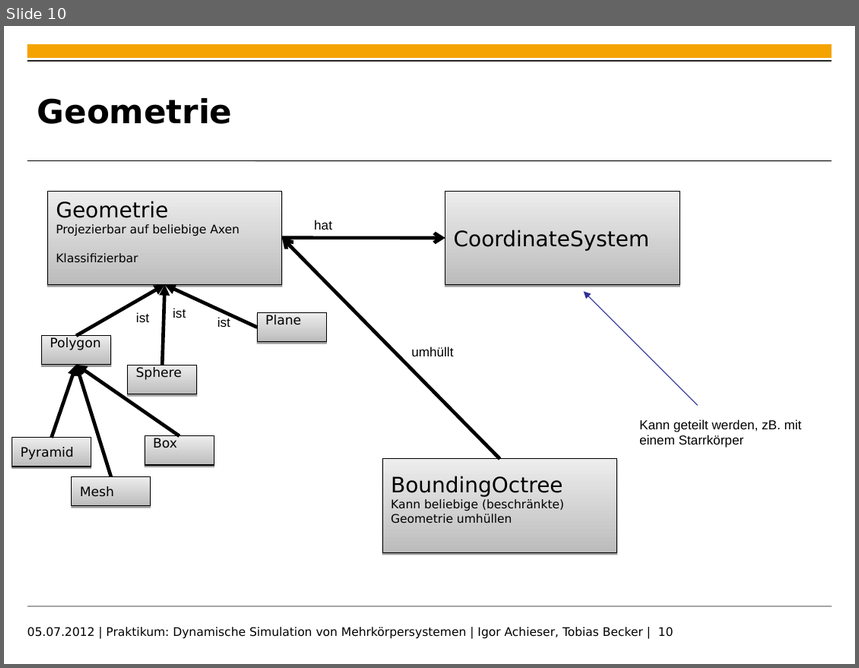
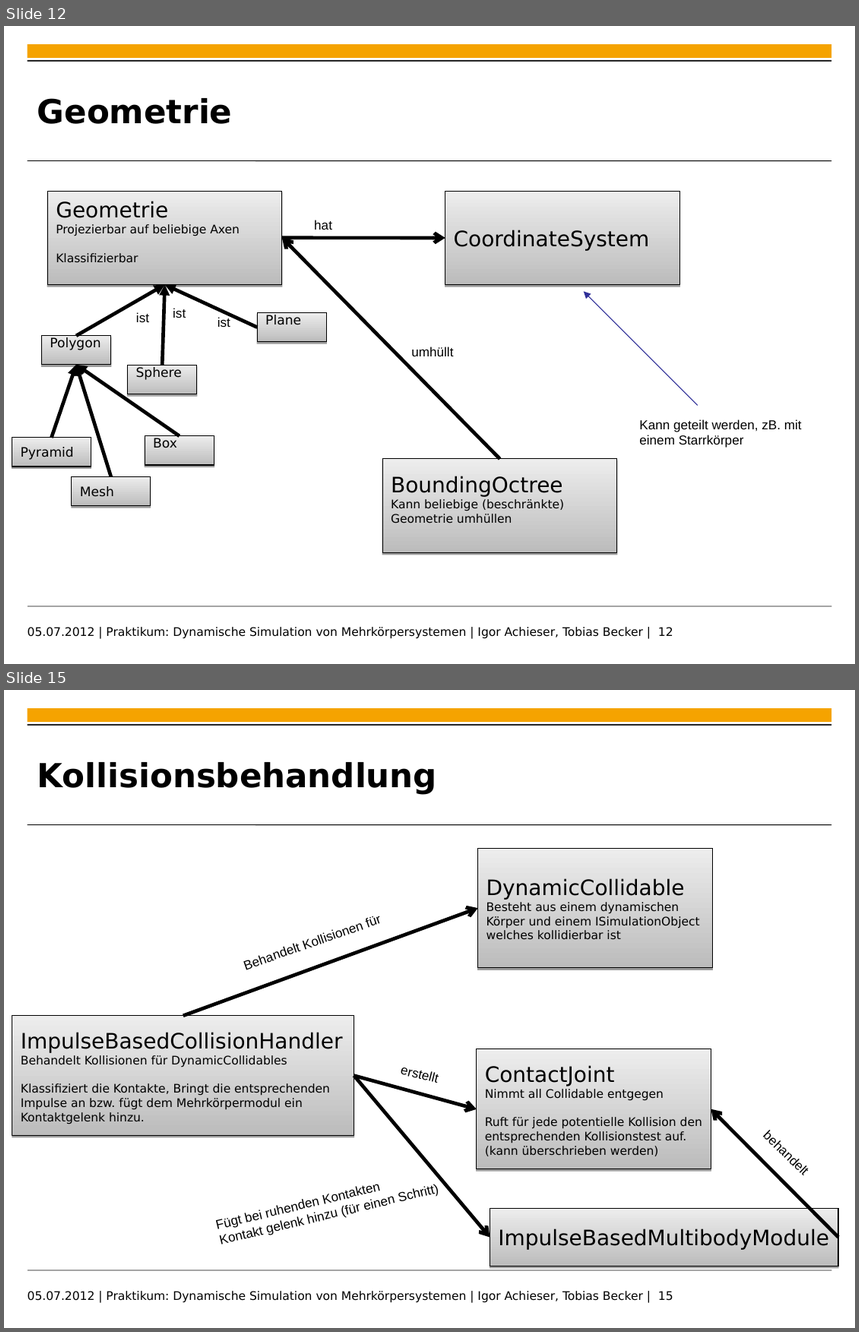
Before and after one commit to toeb/sine, a slide deck: Documentation/presentation.ppt. Shown one above the other, each under a label of ours: slide 10 before the commit, slides 12 and 15 after it; the slides between them are not shown. The pictures are 859x668 and 859x1332 pixels, drawn with LibreOffice and Linux fonts; fonts in the diff are those of the drawing; background and template pictures are left out. Boxes give left, top, right and bottom in pixels: in the first picture for what was removed or moved away, otherwise in the second. Text is boxed around its words. In the diff, an @@ line names an element or a change of style, - is before the commit and + after.

```diff
--- a/Documentation/presentation.ppt
+++ b/Documentation/presentation.ppt
@@ slide 15 added at (x1=4, y1=690, x2=855, y2=1328), background #FFFFFF; not listed: 4 template elements that a slide beside it also shows @@
@@ title added at (x1=37, y1=762, x2=437, y2=795), 28 pt, text #000000, bold @@
+Kollisionsbehandlung
@@ rectangle added at (x1=478, y1=848, x2=713, y2=968), fill gradient #BCBCBC to #EDEDED, outline #000000 0.74 pt, 10 pt, text #000000 @@
+DynamicCollidable
+Besteht aus einem dynamischen Körper und einem ISimulationObject welches kollidierbar ist
@@ arrow added from (183, 1016) to (478, 908), #000000 3 pt @@
@@ text added at (x1=232, y1=904, x2=392, y2=980), 11 pt, text #000000 @@
+Behandelt Kollisionen für
@@ rectangle added at (x1=12, y1=1016, x2=354, y2=1136), fill gradient #BCBCBC to #EDEDED, outline #000000 0.74 pt, 10 pt, text #000000 @@
+ImpulseBasedCollisionHandler
+Behandelt Kollisionen für DynamicCollidables
+Klassifiziert die Kontakte, Bringt die entsprechenden Impulse an bzw. fügt dem Mehrkörpermodul ein Kontaktgelenk hinzu.
@@ rectangle added at (x1=477, y1=1049, x2=712, y2=1170), fill gradient #BCBCBC to #EDEDED, outline #000000 0.74 pt, 10 pt, text #000000 @@
+ContactJoint
+Nimmt all Collidable entgegen
+Ruft für jede potentielle Kollision den entsprechenden Kollisionstest auf. (kann überschrieben werden)
@@ arrow added from (354, 1075) to (490, 1237), #000000 3 pt @@
@@ arrow added from (354, 1075) to (477, 1110), #000000 3 pt @@
@@ text added at (x1=390, y1=1056, x2=449, y2=1093), 11 pt, text #000000 @@
+erstellt
@@ arrow added from (838, 1237) to (712, 1110), #000000 3 pt @@
@@ text added at (x1=752, y1=1119, x2=822, y2=1188), 11 pt, text #000000 @@
+behandelt
@@ text added at (x1=342, y1=1205, x2=361, y2=1218), 11 pt, text #000000 @@
+Fügt bei ruhenden Kontakten
+Kontakt gelenk hinzu (für einen Schritt)
@@ rectangle added at (x1=490, y1=1208, x2=839, y2=1266), fill gradient #BCBCBC to #EDEDED, outline #000000 0.74 pt, 18 pt, text #000000 @@
+ImpulseBasedMultibodyModule
@@ text added at (x1=28, y1=1291, x2=674, y2=1303), 10 pt, text #000000 @@
+05.07.2012 | Praktikum: Dynamische Simulation von Mehrkörpersystemen | Igor Achieser, Tobias Becker | 15
@@ what was slide 10 is now slide 12 @@
@@ text at (x1=28, y1=627, x2=674, y2=639): text changed @@
-05.07.2012 | Praktikum: Dynamische Simulation von Mehrkörpersystemen | Igor Achieser, Tobias Becker | 10
+05.07.2012 | Praktikum: Dynamische Simulation von Mehrkörpersystemen | Igor Achieser, Tobias Becker | 12
```
Also in this commit, not shown: 3 slides changed, 2 other slides added, 2 slides removed.
